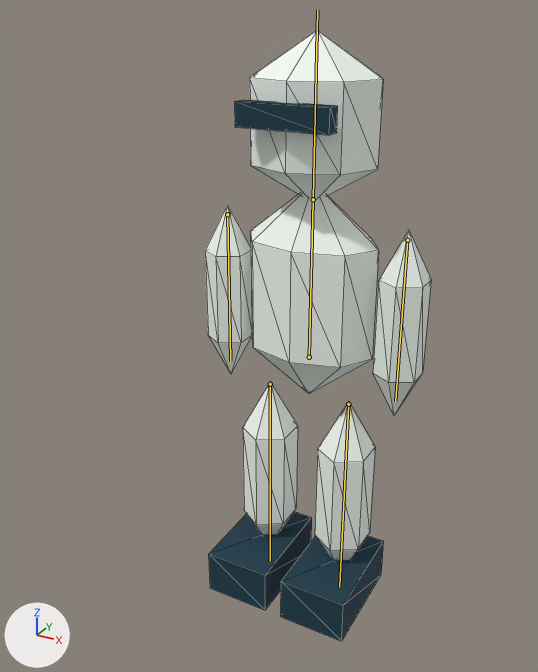
An edit to the glTF model assets/models/characters/runner_0.glb, drawn before and after from the same camera.
Before and after are seen from a 50 mm camera at (0.911, -1.918, 1.852) aimed at (-0.145, 0.001, 0.892). The lights are fixed; the arrows at lower left show +X, +Y and +Z. The picture after the commit comes second. The bones that change, and the others that lie on the model, are drawn over the model as lines. Mesh edges are drawn as thin lines.

The first picture shows 'runner_0'.
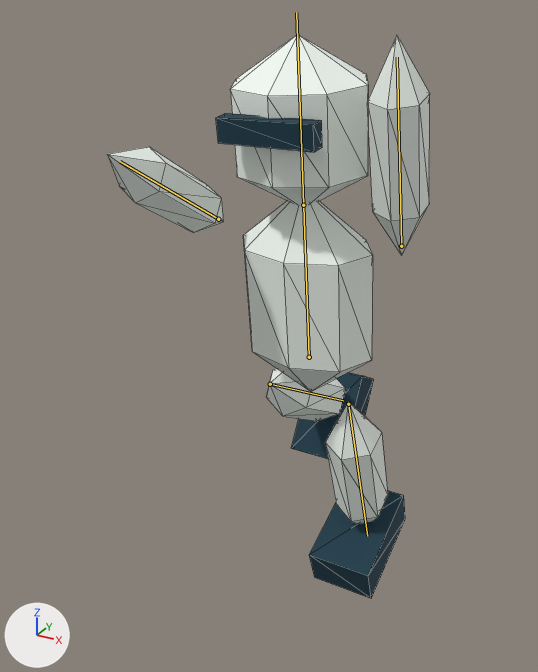
The newer file adds an action. The first version stands in its rest pose; the second is drawn at frame 7 of the action 'Climb'.

What the commit changed:
Bone 'LegL' (bone_legl) turns from (0, 0, 0) to (60, 0, 0) degrees about its own x, y and z.
Bone 'LegR' (bone_legr) turns from (0, 0, 0) to (20, 0, 0) degrees about its own x, y and z.
Bone 'Spine' (bone_spine) turns from (0, 0, 0) to (7, 0, 0) degrees about its own x, y and z.
Bone 'ArmL' (bone_arml) turns from (0, 0, 0) to (-126, 0, 0) degrees about its own x, y and z.
Bone 'ArmR' (bone_armr) turns from (0, 0, 0) to (-172, 0, 0) degrees about its own x, y and z.

Location of each change, (x1, y1, x2, y2) in pixels of the pictures (538 x 672 px):
'runner_0', posed (42% wider, 8% shorter)
    before: (205, 30, 431, 642)
    after: (108, 34, 430, 599)
bone 'LegL', root to tip
    before: (270, 384) to (270, 561)
    after: (270, 384) to (343, 400)
bone 'LegR', root to tip
    before: (348, 404) to (339, 587)
    after: (348, 404) to (367, 536)
bone 'Spine', root to tip
    before: (309, 357) to (313, 199)
    after: (309, 357) to (303, 205)
bone 'ArmL', root to tip
    before: (227, 214) to (230, 361)
    after: (218, 219) to (120, 161)
bone 'ArmR', root to tip
    before: (407, 240) to (395, 401)
    after: (401, 246) to (397, 57)
